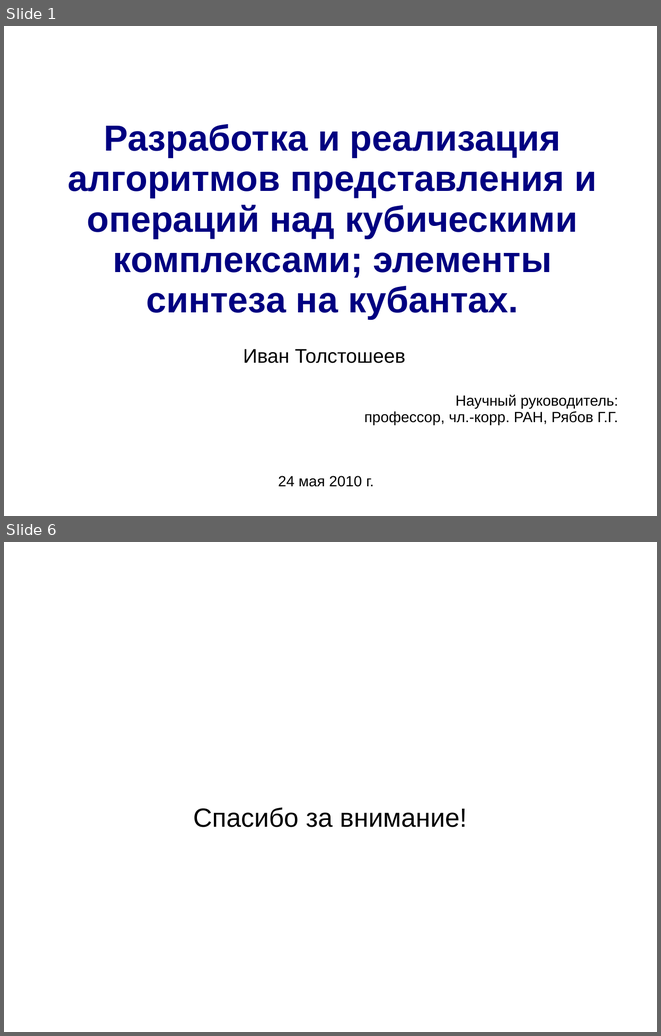
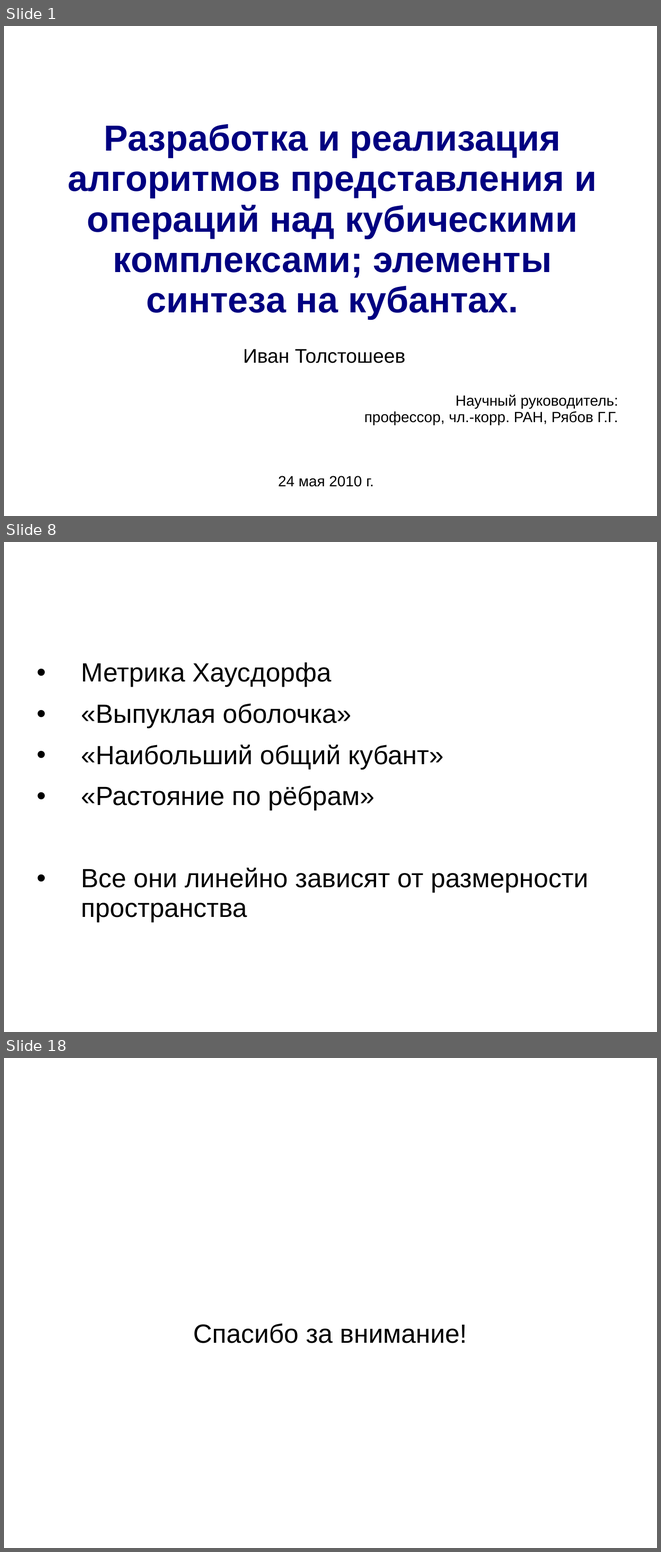
Before and after one commit to itroot/university-tasks, a slide deck: diploma/presentation.ppt. Shown one above the other, each under a label of ours: slides 1 and 6 before the commit, slides 1, 8 and 18 after it; the slides between them are not shown. The pictures are 661x1036 and 661x1552 pixels, drawn with LibreOffice and Linux fonts; fonts in the diff are those of the drawing; background and template pictures are left out. Boxes give left, top, right and bottom in pixels: in the first picture for what was removed or moved away, otherwise in the second. Text is boxed around its words. In the diff, an @@ line names an element or a change of style, - is before the commit and + after.

```diff
--- a/diploma/presentation.ppt
+++ b/diploma/presentation.ppt
@@ slide 8 added at (x1=4, y1=542, x2=657, y2=1032), background picture (left out) @@
@@ title added at (x1=34, y1=542, x2=621, y2=624), 44 pt, text #FFFFFF, bold @@
+Другие операции
@@ text added at (x1=81, y1=662, x2=588, y2=921), 32 pt, text #000000 @@
+• Метрика Хаусдорфа
+• «Выпуклая оболочка»
+• «Наибольший общий кубант»
+• «Растояние по рёбрам»
+• Все они линейно зависят от размерности пространства
@@ what was slide 6 is now slide 18 @@
```
Also in this commit, not shown: 3 slides changed, 12 other slides added, 1 slide removed, 2 other files.
